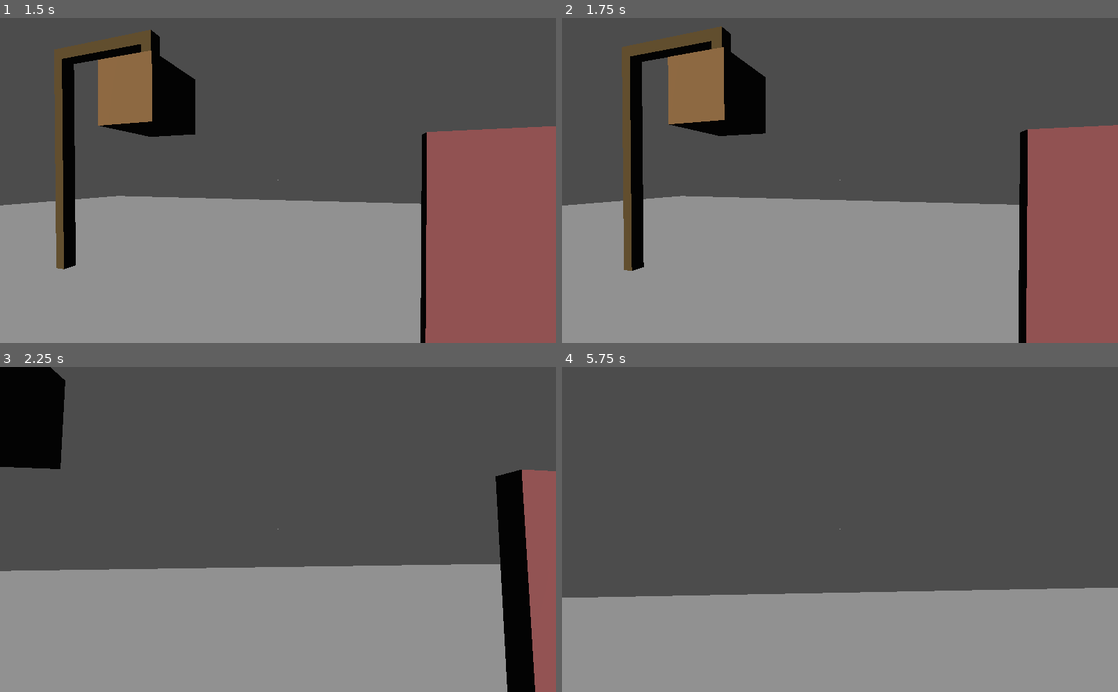
Above: before the commit, frames 1-4 (two rows, left to right).
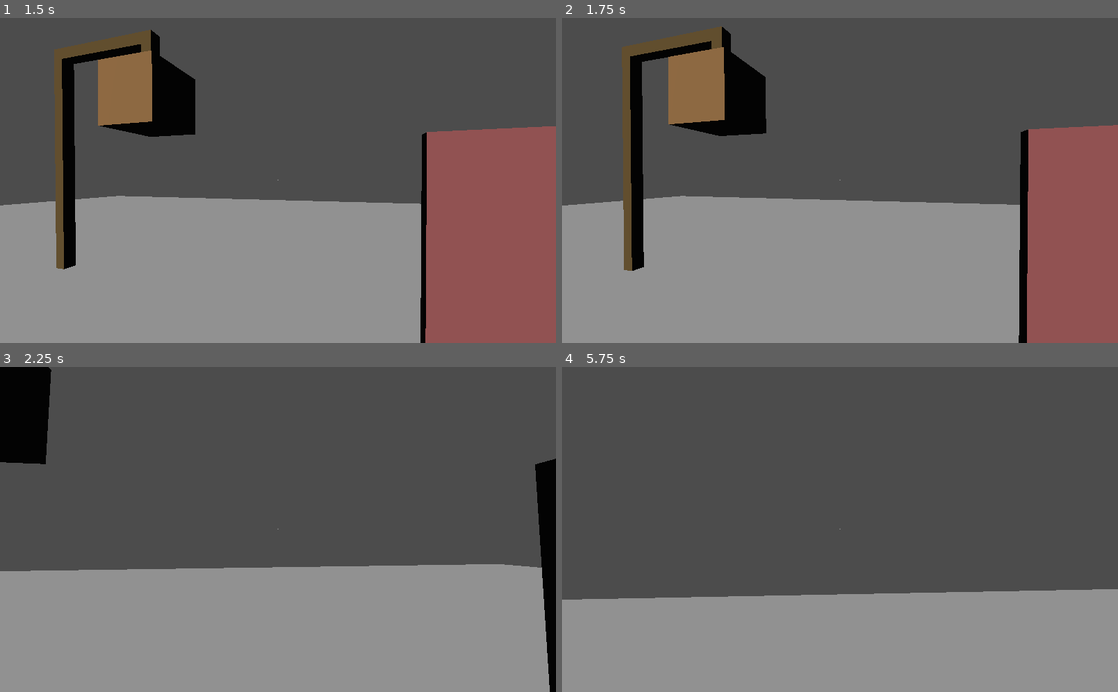
Above: after the commit, the same moments.

Repository: miskatonicstudio/goat
Game: Godot game, scene res://demo/Demo.tscn
The game is run twice, just before and just after one commit, with the same random seed, the same clock (stepped at 60 frames per second) and the same inputs. Video files are missing from this copy of the repository; at most half a second of black plays in their place.
Inputs (mouse positions are in pixels of both pictures, inside the frame that each line leads up to):
- Up to frame 1 (1.5 s): tap Enter at 0.5 s; move the mouse to (305, 180) at 0.52 s; hold W (oat_movement_forward) from 0.53 s (still down); click (305, 180) at 0.6 s; move the mouse to (250, 180) at 1.27 s; click (250, 180) at 1.35 s
- Up to frame 2 (1.75 s): keep holding W (oat_movement_forward)
- Up to frame 3 (2.25 s): keep holding W (oat_movement_forward); move the mouse to (289, 523) at 2.02 s; click (289, 523) at 2.1 s
- Up to frame 4 (5.75 s): keep holding W (oat_movement_forward); move the mouse to (834, 536) at 2.77 s; click (834, 536) at 2.85 s; tap Space at 3.5 s; move the mouse to (878, 532) at 3.52 s; click (878, 532) at 3.6 s; move the mouse to (795, 526) at 4.27 s; click (795, 526) at 4.35 s; move the mouse to (845, 529) at 5.02 s; click (845, 529) at 5.1 s

Frame 1 is identical in both runs. In frame 2, 0.2% of the frame differs, in the area x 5-94%, y 2-100%; in frame 3, 7.7%, in the area x 0-100%, y 0-100%; in frame 4, 0.5%.

Commit message:
Update Demo with context inventory example

Diff:
--- a/demo/Demo.gd
+++ b/demo/Demo.gd
@@ -19,6 +19,7 @@
 	oat_interaction_signals.connect("oat_environment_item_activated", self, "activate")
 	oat_interaction_signals.connect("oat_inventory_item_used", self, "use_item")
 	oat_interaction_signals.connect("oat_inventory_item_used_on_inventory", self, "use_item_on_inventory")
+	oat_interaction_signals.connect("oat_inventory_item_used_on_environment", self, "use_item_on_environment")
 
 	# TODO: put it in a custom global file
 	oat_interaction_signals.inventory_items_textures["pen"] = load("res://demo/pen.png")
@@ -49,10 +50,17 @@
 
 
 func use_item_on_inventory(item_name1, item_name2):
-	# TODO: move this logic to global singleton?
+	# TODO: extract logic of joining objects?
 	if item_name1 == "pen" and item_name2 == "ball" or item_name1 == "ball" and item_name2 == "pen":
 		oat_interaction_signals.emit_signal("oat_inventory_item_replaced", item_name2, "ball_on_a_stick")
 		oat_interaction_signals.emit_signal("oat_inventory_item_removed", item_name1)
+
+
+func use_item_on_environment(inventory_item_name, environment_item_name):
+	if inventory_item_name == "ball_on_a_stick" and environment_item_name == "prism":
+		oat_interaction_signals.emit_signal("oat_inventory_item_removed", "ball_on_a_stick")
+		$UseItemOnEnvDemo/BallOnAStick.show()
+		$UseItemOnEnvDemo/AnimationPlayer.play("pulse_light")
 
 
 func use_item(item_name):
--- a/demo/Demo.tscn
+++ b/demo/Demo.tscn
@@ -1,8 +1,9 @@
-[gd_scene load_steps=35 format=2]
+[gd_scene load_steps=43 format=2]
 
 [ext_resource path="res://demo/Demo.gd" type="Script" id=1]
 [ext_resource path="res://oat/Player.tscn" type="PackedScene" id=2]
 [ext_resource path="res://oat/EnvironmentItem.tscn" type="PackedScene" id=3]
+[ext_resource path="res://demo/InventoryItemBallOnAStick.tscn" type="PackedScene" id=4]
 
 [sub_resource type="PlaneMesh" id=1]
 size = Vector2( 40, 40 )
@@ -49,7 +50,7 @@
 
 [sub_resource type="BoxShape" id=12]
 margin = 0.001
-extents = Vector3( 0.04, 0.08, 0.04 )
+extents = Vector3( 0.08, 0.16, 0.08 )
 
 [sub_resource type="SpatialMaterial" id=13]
 albedo_color = Color( 0.454902, 0.94902, 1, 1 )
@@ -155,6 +156,57 @@
 [sub_resource type="CubeMesh" id=29]
 size = Vector3( 1, 1, 1 )
 
+[sub_resource type="SpatialMaterial" id=35]
+albedo_color = Color( 0.415686, 0.407843, 0.407843, 1 )
+metallic = 0.6
+
+[sub_resource type="CylinderMesh" id=32]
+top_radius = 0.1
+bottom_radius = 0.6
+height = 0.95
+radial_segments = 12
+rings = 2
+
+[sub_resource type="SpatialMaterial" id=34]
+albedo_color = Color( 0.572549, 0.564706, 0.564706, 1 )
+emission_enabled = true
+emission = Color( 0.619608, 0.917647, 0.890196, 1 )
+emission_energy = 0.0
+emission_operator = 0
+emission_on_uv2 = false
+
+[sub_resource type="CapsuleMesh" id=36]
+radius = 0.05
+mid_height = 0.5
+
+[sub_resource type="Animation" id=37]
+resource_name = "pulse_light"
+length = 2.0
+loop = true
+tracks/0/type = "value"
+tracks/0/path = NodePath("Balls/Ball1:material_override:emission_energy")
+tracks/0/interp = 1
+tracks/0/loop_wrap = true
+tracks/0/imported = false
+tracks/0/enabled = true
+tracks/0/keys = {
+"times": PoolRealArray( 0, 1, 2 ),
+"transitions": PoolRealArray( 1, 1, 1 ),
+"update": 0,
+"values": [ 0.0, 1.0, 0.0 ]
+}
+
+[sub_resource type="SpatialMaterial" id=39]
+albedo_color = Color( 0.14902, 0.14902, 0.14902, 1 )
+emission_enabled = true
+emission = Color( 1, 1, 1, 1 )
+emission_energy = 0.0
+emission_operator = 0
+emission_on_uv2 = false
+
+[sub_resource type="PrismMesh" id=38]
+size = Vector3( 0.05, 0.05, 0.05 )
+
 [node name="Demo" type="Spatial"]
 script = ExtResource( 1 )
 
@@ -323,4 +375,58 @@
 material_override = SubResource( 28 )
 mesh = SubResource( 29 )
 material/0 = null
+
+[node name="UseItemOnEnvDemo" type="Spatial" parent="."]
+transform = Transform( 1, 0, 0, 0, 1, 0, 0, 0, 1, 3.21016, 0, 0 )
+
+[node name="Stand" type="MeshInstance" parent="UseItemOnEnvDemo"]
+transform = Transform( 1, 0, 0, 0, 1, 0, 0, 0, 1, 0, 0.445, 0 )
+material_override = SubResource( 35 )
+mesh = SubResource( 32 )
+material/0 = null
+
+[node name="Balls" type="Spatial" parent="UseItemOnEnvDemo"]
+editor/display_folded = true
+transform = Transform( 1, 0, 0, 0, 1, 0, 0, 0, 1, 0, 0.202794, 0 )
+
+[node name="Ball1" type="MeshInstance" parent="UseItemOnEnvDemo/Balls"]
+transform = Transform( 0.866025, 2.18557e-08, 0.5, 0.5, -3.78552e-08, -0.866025, 0, 1, -4.37114e-08, 0.304985, 0.325881, 0 )
+material_override = SubResource( 34 )
+mesh = SubResource( 36 )
+material/0 = null
+
+[node name="Ball2" type="MeshInstance" parent="UseItemOnEnvDemo/Balls"]
+transform = Transform( -3.78552e-08, 1, -6.55671e-08, 0.5, -3.78552e-08, -0.866025, -0.866025, -6.55671e-08, -0.5, 0, 0.326, -0.305 )
+material_override = SubResource( 34 )
+mesh = SubResource( 36 )
+material/0 = null
+
+[node name="Ball3" type="MeshInstance" parent="UseItemOnEnvDemo/Balls"]
+transform = Transform( -0.866025, 8.15666e-08, -0.5, 0.5, -2.18557e-08, -0.866025, -8.15666e-08, -1, -2.18557e-08, -0.305, 0.326, 0 )
+material_override = SubResource( 34 )
+mesh = SubResource( 36 )
+material/0 = null
+
+[node name="Ball4" type="MeshInstance" parent="UseItemOnEnvDemo/Balls"]
+transform = Transform( -4.37114e-08, -1, 0, 0.5, -2.18557e-08, -0.866025, 0.866025, -3.78552e-08, 0.5, 0, 0.326, 0.305 )
+material_override = SubResource( 34 )
+mesh = SubResource( 36 )
+material/0 = null
+
+[node name="AnimationPlayer" type="AnimationPlayer" parent="UseItemOnEnvDemo"]
+anims/pulse_light = SubResource( 37 )
+
+[node name="EnvironmentItem" parent="UseItemOnEnvDemo" instance=ExtResource( 3 )]
+transform = Transform( 1, 0, 0, 0, 1, 0, 0, 0, 1, 0, 0.952203, 0 )
+unique_name = "prism"
+
+[node name="Model" type="MeshInstance" parent="UseItemOnEnvDemo/EnvironmentItem"]
+transform = Transform( 1, 0, 0, 0, -4.37114e-08, -1, 0, 1, -4.37114e-08, 0, -0.016634, 0 )
+material_override = SubResource( 39 )
+mesh = SubResource( 38 )
+material/0 = null
+
+[node name="BallOnAStick" parent="UseItemOnEnvDemo" instance=ExtResource( 4 )]
+transform = Transform( 0.1, 0, 0, 0, 0.1, 0, 0, 0, 0.1, 0, 1.03457, -0.00655839 )
+visible = false
 [connection signal="timeout" from="Timer" to="." method="_on_Timer_timeout"]
